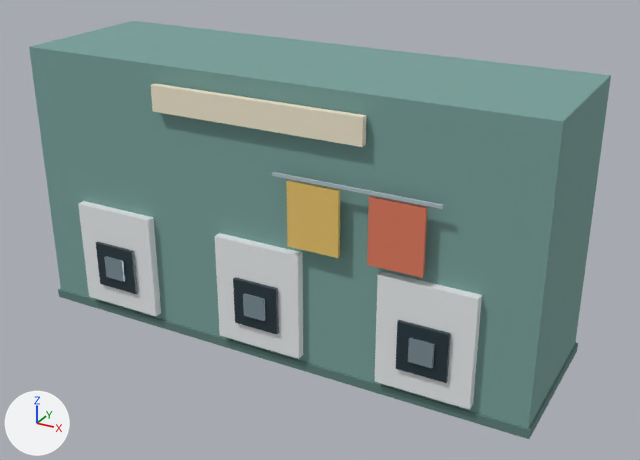
What one commit did to the glTF model public/assets/blocks/lavanderia_comunal.gltf.
Both versions are drawn from a 50 mm lens placed at (3.62, -6.27, 4.11), pointed at (0.21, -0.06, 1.0). The axes (+X, +Y, +Z) are drawn at lower left. The lights are the same throughout. The picture after the commit comes second. Where no turn or scale is listed for an object, it has been applied to the vertices.

The scene before the commit, as lines of its bpy script (objects in view):
```python
me_cuerda = bpy.data.meshes.new('cuerda')
me_cuerda.from_pydata(...)  # a box spanning x -0.7..0.7, y -0.01..0.01, z -0.013..0.013
me_cuerda.materials.append(mat_cuerda)  # light grey #b1bfc6
me_portilla_3 = bpy.data.meshes.new('portilla_3')
me_portilla_3.from_pydata(...)  # a box spanning x -0.21..0.21, y -0.025..0.025, z -0.21..0.21
me_portilla_3.materials.append(mat_portilla)  # dark blue #34454e
me_toalla_a = bpy.data.meshes.new('toalla_a')
me_toalla_a.from_pydata(...)  # a box spanning x -0.225..0.225, y -0.015..0.015, z -0.275..0.275
me_toalla_a.materials.append(mat_toalla_a)  # yellow #eac56a
me_toalla_b = bpy.data.meshes.new('toalla_b')
me_toalla_b.from_pydata(...)  # a box spanning x -0.225..0.225, y -0.015..0.015, z -0.275..0.275
me_toalla_b.materials.append(mat_toalla_b)  # orange #e17b5f
ob_cuerda = bpy.data.objects.new('cuerda', me_cuerda)
ob_cuerda.location = (0.9, -0.8, 1.76)
ob_portilla_3 = bpy.data.objects.new('portilla_3', me_portilla_3)
ob_portilla_3.location = (1.5, -0.78, 0.55)
ob_toalla_a = bpy.data.objects.new('toalla_a', me_toalla_a)
ob_toalla_a.location = (0.55, -0.79, 1.45)
ob_toalla_b = bpy.data.objects.new('toalla_b', me_toalla_b)
ob_toalla_b.location = (1.25, -0.79, 1.45)
# also in view: 'maquina_3' at (1.5, -0.73, 0.62); 'maquina_2' at (0.0, -0.73, 0.62); 'maquina_1' at (-1.5, -0.73, 0.62); 'cuerpo' at (0.0, 0.0, 1.23); 'portilla_2' at (0.0, -0.78, 0.55)
```
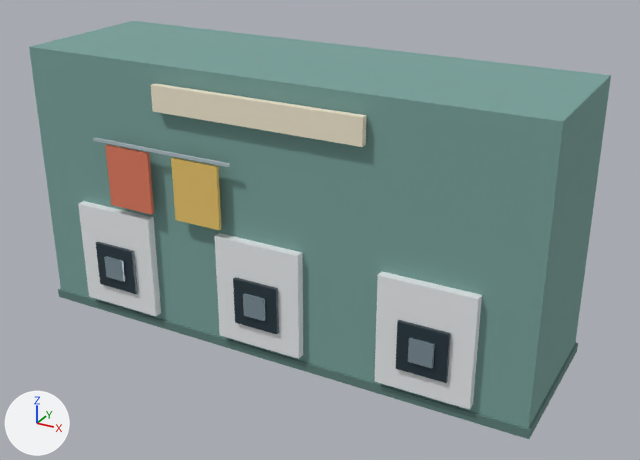
Location of each change, (x1, y1, x2, y2) in pixels of the pictures (640 x 460 px):
'toalla_b', moved
    before: (367, 196, 428, 278)
    after: (105, 144, 154, 214)
'toalla_a', moved
    before: (286, 180, 340, 258)
    after: (171, 157, 221, 230)
'cuerda', moved
    before: (272, 172, 444, 209)
    after: (93, 138, 230, 167)

The change, as a diff of the scene's bpy script:
```diff
--- a/public/assets/blocks/lavanderia_comunal.gltf.py
+++ b/public/assets/blocks/lavanderia_comunal.gltf.py
@@ ob_cuerda @@
 ob_cuerda = bpy.data.objects.new('cuerda', me_cuerda)
-ob_cuerda.location = (0.9, -0.8, 1.76)
+ob_cuerda.location = (-0.9, -0.8, 1.76)
@@ ob_toalla_a @@
 ob_toalla_a = bpy.data.objects.new('toalla_a', me_toalla_a)
-ob_toalla_a.location = (0.55, -0.79, 1.45)
+ob_toalla_a.location = (-0.55, -0.79, 1.45)
@@ ob_toalla_b @@
 ob_toalla_b = bpy.data.objects.new('toalla_b', me_toalla_b)
-ob_toalla_b.location = (1.25, -0.79, 1.45)
+ob_toalla_b.location = (-1.25, -0.79, 1.45)
```
